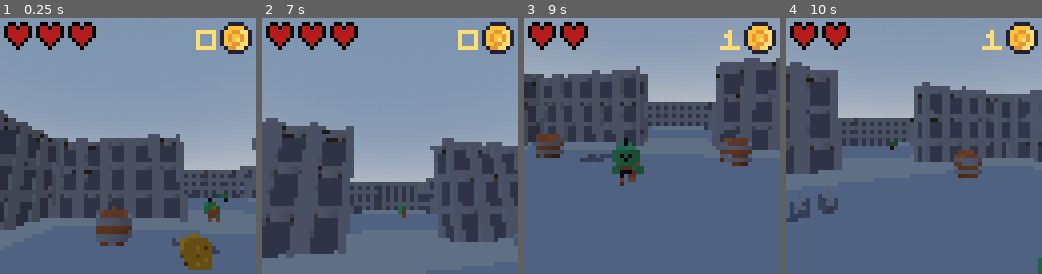
Above: before the commit, frames 1-4 (left to right).
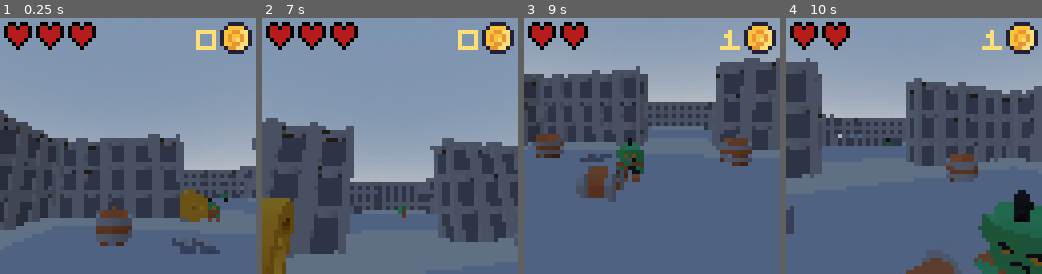
Above: after the commit, the same moments.

Repository: bonsaipropaganda/lowrez
Game: Godot game, scene res://scenes/test_world.tscn
Same seed, same stepped clock (60 frames per second), same inputs: the game is played once before the commit and once after it. This scene is started directly instead of the project's main scene.
Inputs (mouse positions are in pixels of both pictures, inside the frame that each line leads up to):
- Up to frame 1 (0.25 s): no input
- Up to frame 2 (7 s): tap Enter (ui_accept) at 0.5, 0.77, 1.52, 2, 3.02, 3.77, 4.25, 4.52, 6.02, 6.77 s; move the mouse to (402, 146) at 0.52 s; hold Up (ui_up) 0.53-4.28 s; tap E (e, bound only after the commit) at 0.6, 1.55, 2.3, 2.85, 3.6, 4.55, 5.3, 5.85, 6.6 s; move the mouse to (377, 146) at 1.27 s; click (377, 146) at 1.35 s; move the mouse to (395, 140) at 2.02 s; hold Shift (run) 2.03-2.78 s; move the mouse to (387, 151) at 2.77 s; move the mouse to (407, 148) at 3.52 s; tap Escape (ui_cancel) at 4.15 s; move the mouse to (313, 107) at 4.27 s; hold Left (ui_left) 4.28-5.03 s; click (313, 107) at 4.35 s; move the mouse to (402, 146) at 5.02 s; hold Down (ui_down) 5.03-5.78 s; hold Shift (run) 5.03-5.78 s; move the mouse to (351, 82) at 5.77 s; hold Right (ui_right) 5.78-6.53 s; move the mouse to (446, 133) at 6.52 s; hold Up (ui_up) from 6.53 s (still down)
- Up to frame 3 (9 s): move the mouse to (600, 158) at 7.27 s; release Up (ui_up) at 7.28 s; hold Right (ui_right) 7.28-8.03 s; click (600, 158) at 7.35 s; tap Enter (ui_accept) at 7.52 s; tap E (e, bound only after the commit) at 7.55, 8.3, 8.85 s; move the mouse to (677, 89) at 8.02 s; hold Down (ui_down) 8.03-8.78 s; hold Shift (run) 8.03-8.78 s; move the mouse to (639, 197) at 8.77 s; hold Left (ui_left) from 8.78 s (still down)
- Up to frame 4 (10 s): tap Enter (ui_accept) at 9.02, 9.77 s; move the mouse to (990, 184) at 9.52 s; release Left (ui_left) at 9.53 s; hold Up (ui_up) from 9.53 s (still down); tap E (e, bound only after the commit) at 9.6 s

The runs differ from the first frame. In frame 1, 2.7% of the frame differs, in the area x 70-83%, y 67-99%; in frame 2, 3.3%; in frame 3, 2.7%; in frame 4, 23%, in the area x 0-100%, y 15-100%.

Commit message:
added chest
- added chest
- added coin animation

Diff:
--- /dev/null
+++ b/code/chest.gd
@@ -0,0 +1,47 @@
+extends StaticBody3D
+
+# whether the player is within range
+var player_present = false
+var chest_open = false
+
+# node refs
+@onready var chest_mesh = $chest_mesh
+@export var coin_scene: PackedScene
+@onready var spawn_point = $SpawnPoint
+
+# Called when the node enters the scene tree for the first time.
+func _ready() -> void:
+	pass # Replace with function body.
+
+
+# Called every frame. 'delta' is the elapsed time since the previous frame.
+func _process(delta: float) -> void:
+	if player_present and not chest_open:
+		$EIndicator.visible = true
+	else: $EIndicator.visible = false
+
+func _input(event: InputEvent) -> void:
+	if Input.is_action_just_pressed("e") and player_present and not chest_open:
+		chest_mesh.open_animation()
+		spawn_coins()
+		chest_open = true
+
+func _on_player_detection_area_body_entered(body: Node3D) -> void:
+	if body.name == "Player":
+		player_present = true
+
+
+func _on_player_detection_area_body_exited(body: Node3D) -> void:
+	print(body.name)
+	if body.name == "Player":
+		player_present = false
+
+
+func _on_health_component_die() -> void:
+	queue_free()
+
+func spawn_coins():
+	for spawner in spawn_point.get_children():
+		var coin = coin_scene.instantiate()
+		coin.position = spawner.position
+		add_child(coin)
--- /dev/null
+++ b/code/chest_mesh.gd
@@ -0,0 +1,4 @@
+extends Node3D
+
+func open_animation():
+	$AnimationPlayer.play("open")
--- /dev/null
+++ b/code/e_indicator.gd
@@ -0,0 +1,11 @@
+extends Sprite3D
+
+
+# Called when the node enters the scene tree for the first time.
+func _ready() -> void:
+	$AnimationPlayer.play("default")
+
+
+# Called every frame. 'delta' is the elapsed time since the previous frame.
+func _process(delta: float) -> void:
+	pass
--- a/code/pause_menu.gd
+++ b/code/pause_menu.gd
@@ -22,3 +22,7 @@
 
 func _on_exit_button_down():
 	get_tree().quit()
+
+
+func _on_menu_button_down() -> void:
+	get_tree().change_scene_to_file("res://scenes/main_menu.tscn")
--- a/code/proc_gen.gd
+++ b/code/proc_gen.gd
@@ -18,6 +18,7 @@
 const SpikeScene = preload("res://scenes/spikes.tscn")
 const CoinScene = preload("res://scenes/coin.tscn")
 const BarrelScene = preload("res://scenes/barrel.tscn")
+const ChestScene = preload("res://scenes/chest.tscn")
 
 
 @onready
@@ -60,6 +61,10 @@
 			add_child(obj)
 		for p in get_spawnpnts(i, randi_range(1, 3)):
 			var obj = BarrelScene.instantiate()
+			obj.position = Vector3(p.x, 0.05, p.y)
+			add_child(obj)
+		for p in get_spawnpnts(i, randi_range(0, 1)):
+			var obj = ChestScene.instantiate()
 			obj.position = Vector3(p.x, 0.05, p.y)
 			add_child(obj)
 
--- a/project.godot
+++ b/project.godot
@@ -74,6 +74,11 @@
 "events": [Object(InputEventKey,"resource_local_to_scene":false,"resource_name":"","device":-1,"window_id":0,"alt_press …(182 unchanged characters)…
 ]
 }
+e={
+"deadzone": 0.5,
+"events": [Object(InputEventKey,"resource_local_to_scene":false,"resource_name":"","device":-1,"window_id":0,"alt_pressed":false,"shift_pressed":false,"ctrl_pressed":false,"meta_pressed":false,"pressed":false,"keycode":0,"physical_keycode":69,"key_label":0,"unicode":101,"echo":false,"script":null)
+]
+}
 
 [rendering]
 
--- a/scenes/chest.tscn
+++ b/scenes/chest.tscn
@@ -1,14 +1,51 @@
-[gd_scene load_steps=3 format=3 uid="uid://ds3h5q8ww53nt"]
+[gd_scene load_steps=8 format=3 uid="uid://ds3h5q8ww53nt"]
 
+[ext_resource type="Script" path="res://code/chest.gd" id="1_2w8hp"]
 [ext_resource type="PackedScene" uid="uid://oyyrhj2fblhs" path="res://scenes/chest_mesh.tscn" id="1_4ng7l"]
+[ext_resource type="PackedScene" uid="uid://dwa1il6wely8c" path="res://scenes/coin.tscn" id="2_y4a8x"]
+[ext_resource type="PackedScene" uid="uid://dyhk34bvr5waa" path="res://scenes/health_component.tscn" id="3_dkvev"]
+[ext_resource type="PackedScene" uid="uid://cpu05u0h3yhp7" path="res://scenes/e_indicator.tscn" id="5_6qssj"]
 
 [sub_resource type="BoxShape3D" id="BoxShape3D_vu481"]
 size = Vector3(0.505916, 0.452651, 0.482724)
 
+[sub_resource type="BoxShape3D" id="BoxShape3D_eph2u"]
+size = Vector3(0.585683, 1, 1)
+
 [node name="Chest" type="StaticBody3D"]
+script = ExtResource("1_2w8hp")
+coin_scene = ExtResource("2_y4a8x")
 
 [node name="chest_mesh" parent="." instance=ExtResource("1_4ng7l")]
 
 [node name="CollisionShape3D" type="CollisionShape3D" parent="."]
 transform = Transform3D(1, 0, 0, 0, 1, 0, 0, 0, 1, 0, 0.229241, 0)
 shape = SubResource("BoxShape3D_vu481")
+
+[node name="PlayerDetectionArea" type="Area3D" parent="."]
+transform = Transform3D(1, 0, 0, 0, 1, 0, 0, 0, 1, 0, 0.499443, -0.263687)
+
+[node name="CollisionShape3D" type="CollisionShape3D" parent="PlayerDetectionArea"]
+shape = SubResource("BoxShape3D_eph2u")
+
+[node name="HealthComponent" parent="." instance=ExtResource("3_dkvev")]
+starting_health = 3
+
+[node name="SpawnPoint" type="Node3D" parent="."]
+
+[node name="CoinSpawnPoint" type="Marker3D" parent="SpawnPoint"]
+transform = Transform3D(1, 0, 0, 0, 1, 0, 0, 0, 1, 0.574216, 0, 0)
+
+[node name="CoinSpawnPoint2" type="Marker3D" parent="SpawnPoint"]
+transform = Transform3D(1, 0, 0, 0, 1, 0, 0, 0, 1, -0.0303426, 0, -0.464619)
+
+[node name="CoinSpawnPoint3" type="Marker3D" parent="SpawnPoint"]
+transform = Transform3D(1, 0, 0, 0, 1, 0, 0, 0, 1, -0.708084, 0, 0)
+
+[node name="EIndicator" parent="." instance=ExtResource("5_6qssj")]
+transform = Transform3D(0.0710753, 0, 0, 0, 0.0655214, 0, 0, 0, 0.30852, 0, 1, 0)
+visible = false
+
+[connection signal="body_entered" from="PlayerDetectionArea" to="." method="_on_player_detection_area_body_entered"]
+[connection signal="body_exited" from="PlayerDetectionArea" to="." method="_on_player_detection_area_body_exited"]
+[connection signal="die" from="HealthComponent" to="." method="_on_health_component_die"]
--- a/scenes/chest_mesh.tscn
+++ b/scenes/chest_mesh.tscn
@@ -1,5 +1,90 @@
-[gd_scene load_steps=2 format=3 uid="uid://oyyrhj2fblhs"]
+[gd_scene load_steps=6 format=3 uid="uid://oyyrhj2fblhs"]
 
 [ext_resource type="PackedScene" uid="uid://bm8warvvc0rh" path="res://art/chest.glb" id="1_os8w3"]
+[ext_resource type="Script" path="res://code/chest_mesh.gd" id="2_x06pa"]
+
+[sub_resource type="Animation" id="Animation_5jiou"]
+resource_name = "open"
+tracks/0/type = "bezier"
+tracks/0/imported = false
+tracks/0/enabled = true
+tracks/0/path = NodePath("chest2/lid:rotation:x")
+tracks/0/interp = 1
+tracks/0/loop_wrap = true
+tracks/0/keys = {
+"handle_modes": PackedInt32Array(0, 0),
+"points": PackedFloat32Array(0, -0.25, 0, 0.25, 0, 1.32381, -0.25, 0, 0.25, 0),
+"times": PackedFloat32Array(0, 1)
+}
+tracks/1/type = "bezier"
+tracks/1/imported = false
+tracks/1/enabled = true
+tracks/1/path = NodePath("chest2/lid:rotation:y")
+tracks/1/interp = 1
+tracks/1/loop_wrap = true
+tracks/1/keys = {
+"handle_modes": PackedInt32Array(0, 0),
+"points": PackedFloat32Array(0, -0.25, 0, 0.25, 0, 0, -0.25, 0, 0.25, 0),
+"times": PackedFloat32Array(0, 1)
+}
+tracks/2/type = "bezier"
+tracks/2/imported = false
+tracks/2/enabled = true
+tracks/2/path = NodePath("chest2/lid:rotation:z")
+tracks/2/interp = 1
+tracks/2/loop_wrap = true
+tracks/2/keys = {
+"handle_modes": PackedInt32Array(0, 0),
+"points": PackedFloat32Array(0, -0.25, 0, 0.25, 0, 0, -0.25, 0, 0.25, 0),
+"times": PackedFloat32Array(0, 1)
+}
+
+[sub_resource type="Animation" id="Animation_uso2s"]
+length = 0.001
+tracks/0/type = "bezier"
+tracks/0/imported = false
+tracks/0/enabled = true
+tracks/0/path = NodePath("chest2/lid:rotation:x")
+tracks/0/interp = 1
+tracks/0/loop_wrap = true
+tracks/0/keys = {
+"handle_modes": PackedInt32Array(0),
+"points": PackedFloat32Array(0, -0.25, 0, 0.25, 0),
+"times": PackedFloat32Array(0)
+}
+tracks/1/type = "bezier"
+tracks/1/imported = false
+tracks/1/enabled = true
+tracks/1/path = NodePath("chest2/lid:rotation:y")
+tracks/1/interp = 1
+tracks/1/loop_wrap = true
+tracks/1/keys = {
+"handle_modes": PackedInt32Array(0),
+"points": PackedFloat32Array(0, -0.25, 0, 0.25, 0),
+"times": PackedFloat32Array(0)
+}
+tracks/2/type = "bezier"
+tracks/2/imported = false
+tracks/2/enabled = true
+tracks/2/path = NodePath("chest2/lid:rotation:z")
+tracks/2/interp = 1
+tracks/2/loop_wrap = true
+tracks/2/keys = {
+"handle_modes": PackedInt32Array(0),
+"points": PackedFloat32Array(0, -0.25, 0, 0.25, 0),
+"times": PackedFloat32Array(0)
+}
+
+[sub_resource type="AnimationLibrary" id="AnimationLibrary_ulc7k"]
+_data = {
+"RESET": SubResource("Animation_uso2s"),
+"open": SubResource("Animation_5jiou")
+}
 
 [node name="chest_mesh" instance=ExtResource("1_os8w3")]
+script = ExtResource("2_x06pa")
+
+[node name="AnimationPlayer" type="AnimationPlayer" parent="." index="1"]
+libraries = {
+"": SubResource("AnimationLibrary_ulc7k")
+}
--- a/scenes/coin.tscn
+++ b/scenes/coin.tscn
@@ -1,7 +1,7 @@
 [gd_scene load_steps=4 format=3 uid="uid://dwa1il6wely8c"]
 
-[ext_resource type="PackedScene" uid="uid://bd8r1i0b4uivp" path="res://art/coin.glb" id="1_6qm07"]
 [ext_resource type="Script" path="res://code/coin.gd" id="1_bskuv"]
+[ext_resource type="PackedScene" uid="uid://dwcss1iyhq7vj" path="res://scenes/coin_mesh.tscn" id="2_gbpna"]
 
 [sub_resource type="CylinderShape3D" id="CylinderShape3D_olanc"]
 height = 0.106008
@@ -10,10 +10,11 @@
 [node name="Coin" type="Area3D"]
 script = ExtResource("1_bskuv")
 
-[node name="coin" parent="." instance=ExtResource("1_6qm07")]
-
 [node name="CollisionShape3D" type="CollisionShape3D" parent="."]
-transform = Transform3D(1, 0, 0, 0, -4.37114e-08, -1, 0, 1, -4.37114e-08, 0, 0.220637, 0)
+transform = Transform3D(1, 0, 0, 0, -4.37114e-08, -1, 0, 1, -4.37114e-08, 0, 0.837094, 0)
 shape = SubResource("CylinderShape3D_olanc")
 
+[node name="coin" parent="." instance=ExtResource("2_gbpna")]
+transform = Transform3D(1, 0, 0, 0, 1, 0, 0, 0, 1, 0, 0.627166, 0)
+
 [connection signal="body_entered" from="." to="." method="_on_body_entered"]
--- /dev/null
+++ b/scenes/coin_mesh.gd
@@ -0,0 +1,4 @@
+extends Node3D
+
+func _ready() -> void:
+	$AnimationPlayer.play("rotation")
--- /dev/null
+++ b/scenes/coin_mesh.tscn
@@ -0,0 +1,117 @@
+[gd_scene load_steps=6 format=3 uid="uid://dwcss1iyhq7vj"]
+
+[ext_resource type="PackedScene" uid="uid://bd8r1i0b4uivp" path="res://art/coin.glb" id="1_kvxvn"]
+[ext_resource type="Script" path="res://scenes/coin_mesh.gd" id="2_vnj1v"]
+
+[sub_resource type="Animation" id="Animation_ljgdt"]
+resource_name = "rotation"
+length = 4.0
+loop_mode = 1
+tracks/0/type = "bezier"
+tracks/0/imported = false
+tracks/0/enabled = true
+tracks/0/path = NodePath("coin2:rotation:y")
+tracks/0/interp = 1
+tracks/0/loop_wrap = true
+tracks/0/keys = {
+"handle_modes": PackedInt32Array(0, 0),
+"points": PackedFloat32Array(0, -0.25, 0, 0.25, 0, -6.28319, -0.25, 0, 0.25, 0),
+"times": PackedFloat32Array(0, 4)
+}
+tracks/1/type = "bezier"
+tracks/1/imported = false
+tracks/1/enabled = true
+tracks/1/path = NodePath("coin2:position:x")
+tracks/1/interp = 1
+tracks/1/loop_wrap = true
+tracks/1/keys = {
+"handle_modes": PackedInt32Array(0, 0, 0),
+"points": PackedFloat32Array(0, -0.25, 0, 0.25, 0, 0, -0.25, 0, 0.25, 0, 0, -0.25, 0, 0.25, 0),
+"times": PackedFloat32Array(0, 2, 4)
+}
+tracks/2/type = "bezier"
+tracks/2/imported = false
+tracks/2/enabled = true
+tracks/2/path = NodePath("coin2:position:y")
+tracks/2/interp = 1
+tracks/2/loop_wrap = true
+tracks/2/keys = {
+"handle_modes": PackedInt32Array(0, 0, 0),
+"points": PackedFloat32Array(0, -0.25, 0, 0.25, 0, 0.17245, -0.25, 0, 0.25, 0, 0, -0.25, 0, 0.25, 0),
+"times": PackedFloat32Array(0, 2, 4)
+}
+tracks/3/type = "bezier"
+tracks/3/imported = false
+tracks/3/enabled = true
+tracks/3/path = NodePath("coin2:position:z")
+tracks/3/interp = 1
+tracks/3/loop_wrap = true
+tracks/3/keys = {
+"handle_modes": PackedInt32Array(0, 0, 0),
+"points": PackedFloat32Array(0, -0.25, 0, 0.25, 0, 0, -0.25, 0, 0.25, 0, 0, -0.25, 0, 0.25, 0),
+"times": PackedFloat32Array(0, 2, 4)
+}
+
+[sub_resource type="Animation" id="Animation_pjjon"]
+length = 0.001
+tracks/0/type = "bezier"
+tracks/0/imported = false
+tracks/0/enabled = true
+tracks/0/path = NodePath("coin2:rotation:y")
+tracks/0/interp = 1
+tracks/0/loop_wrap = true
+tracks/0/keys = {
+"handle_modes": PackedInt32Array(0),
+"points": PackedFloat32Array(0, -0.25, 0, 0.25, 0),
+"times": PackedFloat32Array(0)
+}
+tracks/1/type = "bezier"
+tracks/1/imported = false
+tracks/1/enabled = true
+tracks/1/path = NodePath("coin2:position:x")
+tracks/1/interp = 1
+tracks/1/loop_wrap = true
+tracks/1/keys = {
+"handle_modes": PackedInt32Array(0),
+"points": PackedFloat32Array(0, -0.25, 0, 0.25, 0),
+"times": PackedFloat32Array(0)
+}
+tracks/2/type = "bezier"
+tracks/2/imported = false
+tracks/2/enabled = true
+tracks/2/path = NodePath("coin2:position:y")
+tracks/2/interp = 1
+tracks/2/loop_wrap = true
+tracks/2/keys = {
+"handle_modes": PackedInt32Array(0),
+"points": PackedFloat32Array(0, -0.25, 0, 0.25, 0),
+"times": PackedFloat32Array(0)
+}
+tracks/3/type = "bezier"
+tracks/3/imported = false
+tracks/3/enabled = true
+tracks/3/path = NodePath("coin2:position:z")
+tracks/3/interp = 1
+tracks/3/loop_wrap = true
+tracks/3/keys = {
+"handle_modes": PackedInt32Array(0),
+"points": PackedFloat32Array(0, -0.25, 0, 0.25, 0),
+"times": PackedFloat32Array(0)
+}
+
+[sub_resource type="AnimationLibrary" id="AnimationLibrary_kbfxm"]
+_data = {
+"RESET": SubResource("Animation_pjjon"),
+"rotation": SubResource("Animation_ljgdt")
+}
+
+[node name="coin" instance=ExtResource("1_kvxvn")]
+script = ExtResource("2_vnj1v")
+
+[node name="coin2" parent="." index="0"]
+transform = Transform3D(1, 0, 0, 0, 1, 0, 0, 0, 1, 0, 0, 0)
+
+[node name="AnimationPlayer" type="AnimationPlayer" parent="." index="1"]
+libraries = {
+"": SubResource("AnimationLibrary_kbfxm")
+}
--- /dev/null
+++ b/scenes/e_indicator.tscn
@@ -0,0 +1,50 @@
+[gd_scene load_steps=6 format=3 uid="uid://cpu05u0h3yhp7"]
+
+[ext_resource type="Texture2D" uid="uid://d11eym4esfn8q" path="res://art/E.png" id="1_106oa"]
+[ext_resource type="Script" path="res://code/e_indicator.gd" id="2_g7abj"]
+
+[sub_resource type="Animation" id="Animation_2ptbm"]
+resource_name = "default"
+length = 2.0
+loop_mode = 1
+tracks/0/type = "bezier"
+tracks/0/imported = false
+tracks/0/enabled = true
+tracks/0/path = NodePath(".:rotation:y")
+tracks/0/interp = 1
+tracks/0/loop_wrap = true
+tracks/0/keys = {
+"handle_modes": PackedInt32Array(0, 0, 0),
+"points": PackedFloat32Array(0, -0.25, 0, 0.25, 0, -3.14159, -0.25, 0, 0.25, 0, 0, -0.25, 0, 0.25, 0),
+"times": PackedFloat32Array(0, 1, 2)
+}
+
+[sub_resource type="Animation" id="Animation_bc17e"]
+length = 0.001
+tracks/0/type = "bezier"
+tracks/0/imported = false
+tracks/0/enabled = true
+tracks/0/path = NodePath(".:rotation:y")
+tracks/0/interp = 1
+tracks/0/loop_wrap = true
+tracks/0/keys = {
+"handle_modes": PackedInt32Array(0),
+"points": PackedFloat32Array(0, -0.25, 0, 0.25, 0),
+"times": PackedFloat32Array(0)
+}
+
+[sub_resource type="AnimationLibrary" id="AnimationLibrary_q8ass"]
+_data = {
+"RESET": SubResource("Animation_bc17e"),
+"default": SubResource("Animation_2ptbm")
+}
+
+[node name="EIndicator" type="Sprite3D"]
+transform = Transform3D(0.0710753, 0, 0, 0, 0.0655214, 0, 0, 0, 0.30852, 0, 0, 0)
+texture = ExtResource("1_106oa")
+script = ExtResource("2_g7abj")
+
+[node name="AnimationPlayer" type="AnimationPlayer" parent="."]
+libraries = {
+"": SubResource("AnimationLibrary_q8ass")
+}
--- a/scenes/pause_menu.tscn
+++ b/scenes/pause_menu.tscn
@@ -63,5 +63,26 @@
 text = "EXIT"
 label_settings = ExtResource("1_87eb0")
 
+[node name="Button3" type="Button" parent="."]
+layout_mode = 0
+offset_top = 19.0
+offset_right = 49.0
+offset_bottom = 26.0
+theme_override_styles/normal = SubResource("StyleBoxEmpty_txf4r")
+theme_override_styles/hover = SubResource("StyleBoxFlat_pjma8")
+theme_override_styles/pressed = SubResource("StyleBoxFlat_3muii")
+theme_override_styles/focus = SubResource("StyleBoxEmpty_rxyrl")
+
+[node name="Label3" type="Label" parent="."]
+layout_mode = 0
+offset_left = 1.0
+offset_top = 17.0
+offset_right = 49.0
+offset_bottom = 27.0
+size_flags_horizontal = 4
+text = "MENU"
+label_settings = ExtResource("1_87eb0")
+
 [connection signal="button_down" from="Button" to="." method="_on_resume_button_down"]
 [connection signal="button_down" from="Button2" to="." method="_on_exit_button_down"]
+[connection signal="button_down" from="Button3" to="." method="_on_menu_button_down"]
--- a/scenes/spikes.tscn
+++ b/scenes/spikes.tscn
@@ -4,7 +4,7 @@
 [ext_resource type="Script" path="res://code/spikes.gd" id="1_frdrf"]
 
 [sub_resource type="BoxShape3D" id="BoxShape3D_hen2w"]
-size = Vector3(0.642077, 0.236539, 0.634521)
+size = Vector3(0.642077, 0.388631, 0.634521)
 
 [node name="Spikes" type="Node3D"]
 script = ExtResource("1_frdrf")
--- a/scenes/test_world.tscn
+++ b/scenes/test_world.tscn
@@ -7,6 +7,7 @@
 [ext_resource type="PackedScene" uid="uid://cb2mhdgkeg2ie" path="res://scenes/spikes.tscn" id="5_ofbsb"]
 [ext_resource type="PackedScene" uid="uid://dyjcseop316cy" path="res://scenes/barrel.tscn" id="6_2b7r3"]
 [ext_resource type="PackedScene" uid="uid://dwa1il6wely8c" path="res://scenes/coin.tscn" id="7_4go1s"]
+[ext_resource type="PackedScene" uid="uid://ds3h5q8ww53nt" path="res://scenes/chest.tscn" id="8_esymf"]
 
 [sub_resource type="NavigationMesh" id="NavigationMesh_he61j"]
 vertices = PackedVector3Array(-1.3503, 3.299, -15.0279, -1.3503, 3.299, -14.5279, -0.350296, 3.299, -14.7779, 1.3997, 3 …(2672 unchanged characters)…
@@ -65,3 +66,6 @@
 
 [node name="Coin" parent="." instance=ExtResource("7_4go1s")]
 transform = Transform3D(1, 0, 0, 0, 1, 0, 0, 0, 1, 1, 0, 5)
+
+[node name="Chest" parent="." instance=ExtResource("8_esymf")]
+transform = Transform3D(1, 0, 0, 0, 1, 0, 0, 0, 1, 2.23926, 0.000999928, 6.19094)
Binary file added: art/E.png
Not shown, added: art/E.png.import
Not shown: 1 places in scenes/test_world.tscn that only renumber resources
